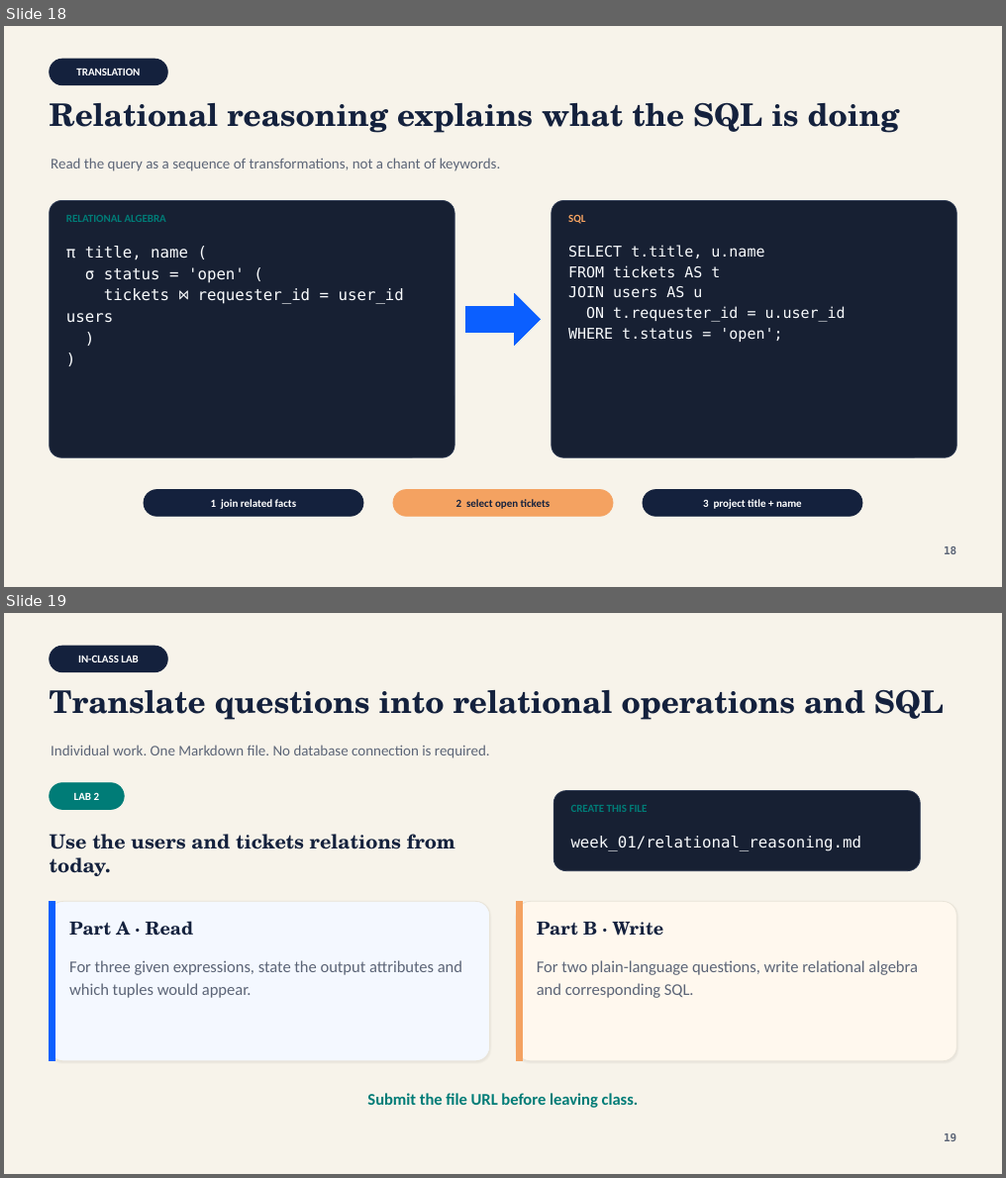
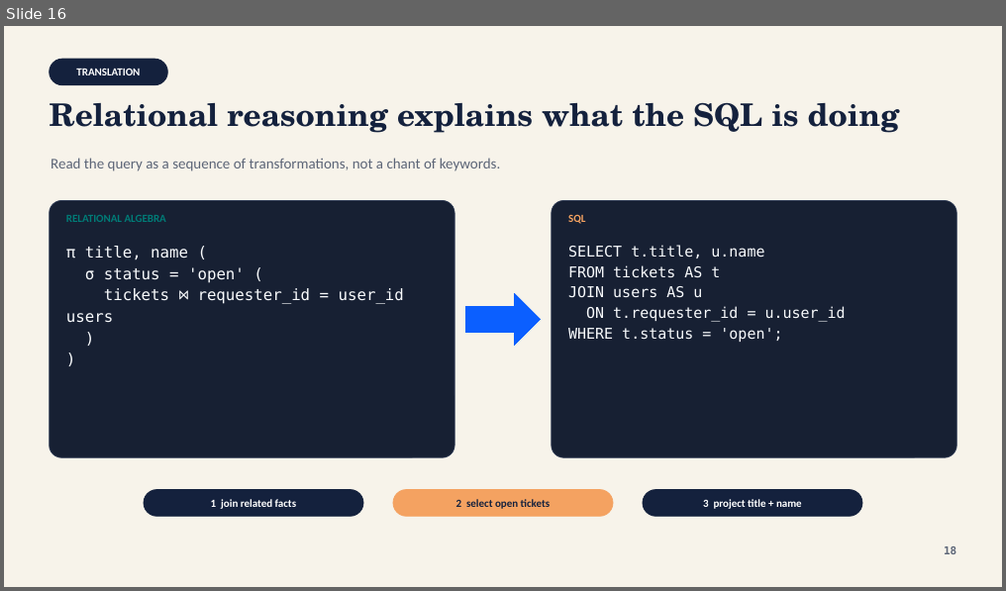
Before and after one commit to lolusername/CST4714_DB_admin, a slide deck: week_01/week_01_responsibility_relational_thinking.pptx. Shown one above the other, each under a label of ours: slides 18 and 19 before the commit, slide 16 after it. The pictures are 1006x1178 and 1006x591 pixels, drawn with LibreOffice and Linux fonts; fonts in the diff are those of the drawing. Boxes give left, top, right and bottom in pixels: in the first picture for what was removed or moved away, otherwise in the second. Text is boxed around its words. In the diff, an @@ line names an element or a change of style, - is before the commit and + after.

Commit message:
Remove Week 1 lab artifacts from class materials

```diff
--- a/week_01/week_01_responsibility_relational_thinking.pptx
+++ b/week_01/week_01_responsibility_relational_thinking.pptx
@@ slide 19 removed at bbox=[4, 613, 1002, 1174], background #F7F3EA @@
@@ rounded rectangle removed at bbox=[49, 646, 167, 672] @@
-IN-CLASS LAB
@@ text removed at bbox=[50, 689, 944, 720] @@
-Translate questions into relational operations and SQL
@@ text removed at bbox=[51, 745, 490, 759] @@
-Individual work. One Markdown file. No database connection is required.
@@ rounded rectangle removed at bbox=[49, 783, 124, 809] @@
-LAB 2
@@ rounded rectangle removed at bbox=[553, 791, 921, 871] @@
@@ text removed at bbox=[571, 805, 648, 812] @@
-CREATE THIS FILE
@@ text removed at bbox=[50, 834, 455, 876] @@
-Use the users and tickets relations from today.
@@ text removed at bbox=[571, 836, 862, 852] @@
-week_01/relational_reasoning.md
@@ rounded rectangle removed at bbox=[49, 901, 490, 1061] @@
@@ rectangle removed at bbox=[49, 901, 54, 1061] @@
@@ rounded rectangle removed at bbox=[516, 901, 957, 1061] @@
@@ rectangle removed at bbox=[516, 901, 522, 1061] @@
@@ text removed at bbox=[69, 921, 194, 936] @@
-Part A · Read
@@ text removed at bbox=[537, 922, 664, 936] @@
-Part B · Write
@@ text removed at bbox=[69, 960, 462, 998] @@
-For three given expressions, state the output attributes and which tuples would appear.
@@ text removed at bbox=[537, 960, 918, 998] @@
-For two plain-language questions, write relational algebra and corresponding SQL.
@@ text removed at bbox=[367, 1093, 639, 1108] @@
-Submit the file URL before leaving class.
@@ text removed at bbox=[944, 1134, 956, 1142] @@
-19
@@ what was slide 18 is now slide 16 @@
```
Also in this commit, not shown: 2 other slides removed, 5 other files.
